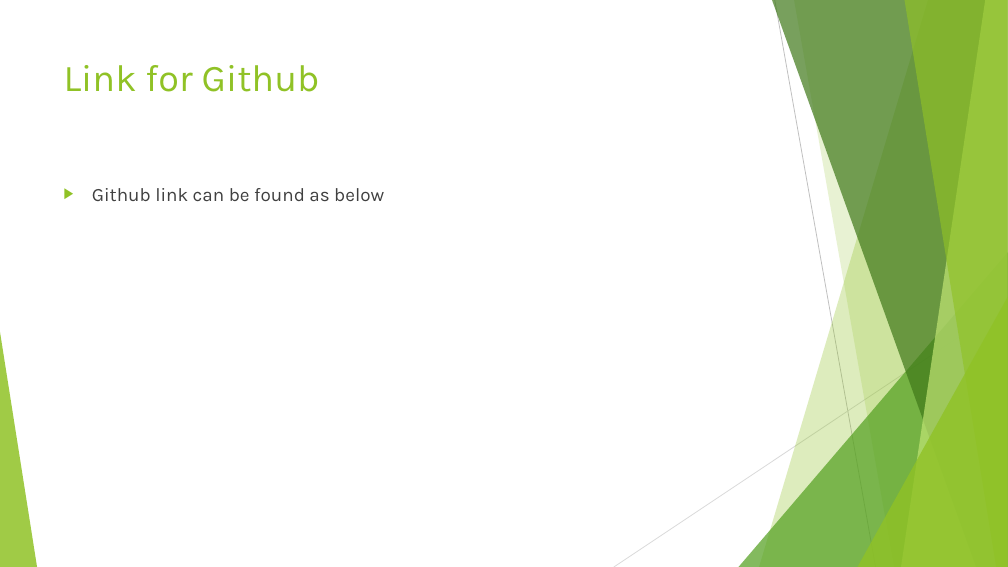
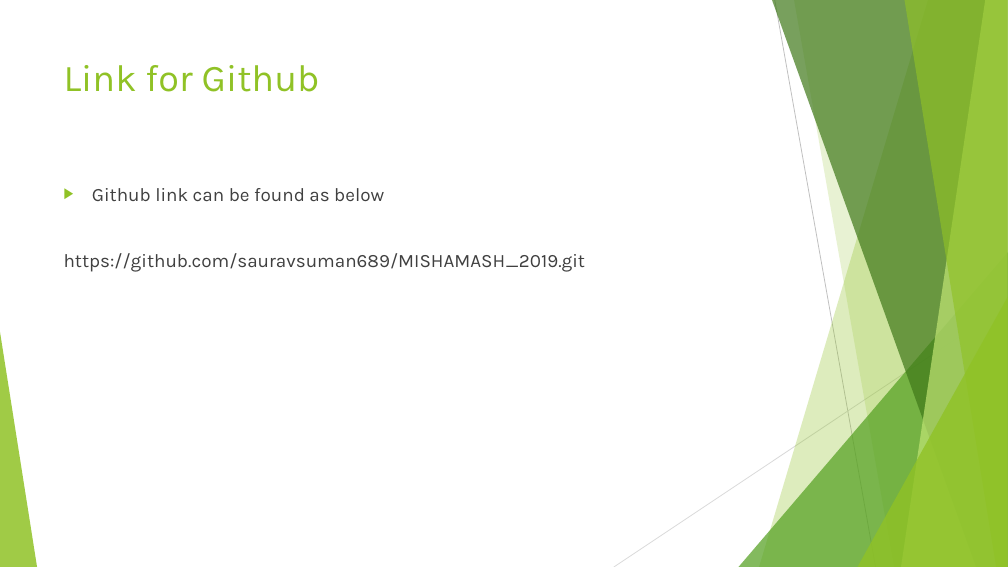
Before and after one commit to sauravsuman689/MISHAMASH_2019, a slide deck: slide 4 of ThePredictors_PS3_PPT.pptx. Drawn at 1008x567 pixels with LibreOffice and Linux fonts; fonts in the diff are those of the drawing. Boxes give left, top, right and bottom in pixels: in the first picture for what was removed or moved away, otherwise in the second. Text is boxed around its words. In the diff, an @@ line names an element or a change of style, - is before the commit and + after.

Commit message:
Update ThePredictors_PS3_PPT.pptx
Updated the PPT to add Github repo link

```diff
--- a/ThePredictors_PS3_PPT.pptx
+++ b/ThePredictors_PS3_PPT.pptx
@@ text at [64,253,586,272]: paragraph added @@
+https://github.com/sauravsuman689/MISHAMASH_2019.git
```
